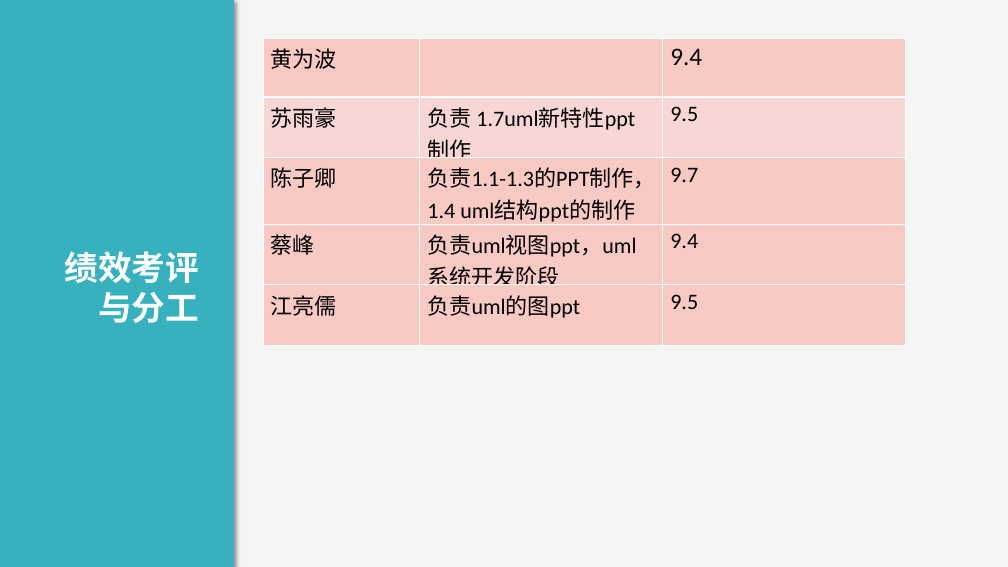
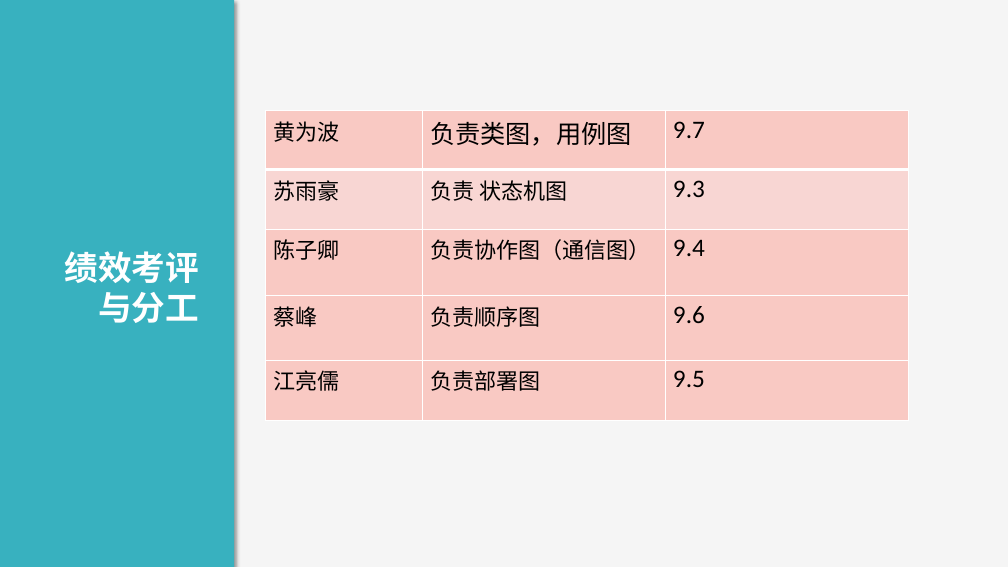
Before and after one commit to boboHh/AssistantTeaching, a slide deck: slide 39 of 受控文档/00-PPT/PRD2018-G11-UML图 （完成）.pptx (slide 38 before the commit). Drawn at 1008x567 pixels with LibreOffice and Linux fonts; fonts in the diff are those of the drawing. Boxes give left, top, right and bottom in pixels: in the first picture for what was removed or moved away, otherwise in the second. Text is boxed around its words. In the diff, an @@ line names an element or a change of style, - is before the commit and + after.

```diff
--- a/受控文档/00-PPT/PRD2018-G11-UML图 （完成）.pptx
+++ b/受控文档/00-PPT/PRD2018-G11-UML图 （完成）.pptx
@@ table at [266,111,908,421] @@
-row 1, column 2: 
+row 1, column 2: 负责类图，用例图
-row 1, column 3: 9.4
+row 1, column 3: 9.7
-row 2, column 2: 负责 1.7uml新特性ppt制作
+row 2, column 2: 负责 状态机图
-row 2, column 3: 9.5
+row 2, column 3: 9.3
-row 3, column 2: 负责1.1-1.3的PPT制作， / 1.4 uml结构ppt的制作
+row 3, column 2: 负责协作图（通信图）
-row 3, column 3: 9.7
+row 3, column 3: 9.4
-row 4, column 2: 负责uml视图ppt，uml系统开发阶段
+row 4, column 2: 负责顺序图
-row 4, column 3: 9.4
+row 4, column 3: 9.6
-row 5, column 2: 负责uml的图ppt
+row 5, column 2: 负责部署图
@@ size 21 to 24 pt in "9.5" @@
@@ table: place and size @@
-table at [263,38,905,346]
+table at [266,111,908,421]
```
Also in this commit, not shown: 2 other slides changed, 1 slide added.
